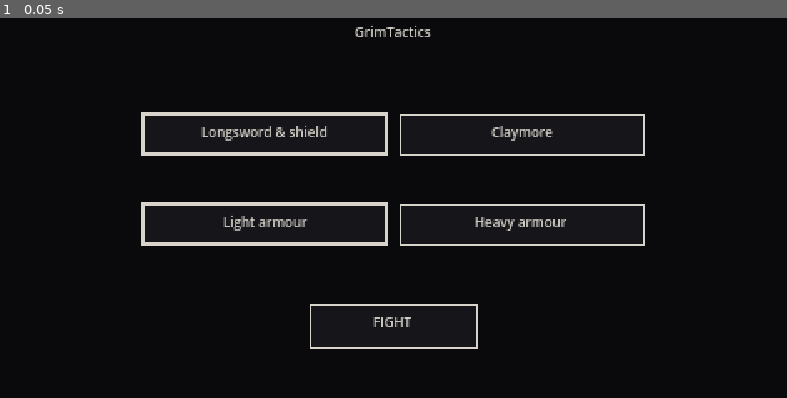
Above: before the commit, frame 1.
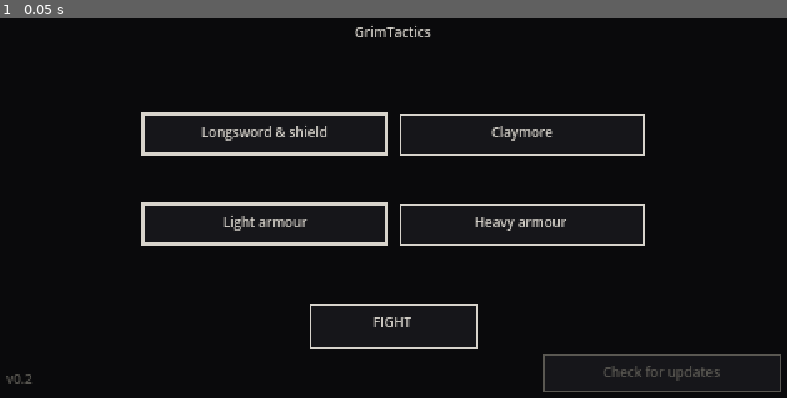
Above: after the commit, the same moment.

Repository: Martin-Hourigan/GrimTactics
Game: Godot game, scene res://scenes/main.tscn
Same seed, same stepped clock (60 frames per second), same inputs: the game is played once before the commit and once after it.
Inputs:
- Up to frame 1 (0.05 s): no input

The runs differ from the first frame. In frame 1, 0.5% of the frame differs, in the area x 0-100%, y 88-99%.

Commit message:
Release v0.2
In-game update button on the menu: checks GitHub for a newer release and downloads it. Boss cards aim before attacking.

Co-Authored-By: Claude Opus 5.5 <noreply@anthropic.com>
Claude-Session: https://claude.ai/code/session_01GroQXsVUX91wQycL9eGbjC

Diff:
--- a/project.godot
+++ b/project.godot
@@ -6,6 +6,7 @@
 
 config/name="GrimTactics"
 config/description="One hero against a boss on hex tiles, turn based."
+config/version="0.2"
 run/main_scene="res://scenes/main.tscn"
 config/features=PackedStringArray("4.5", "GL Compatibility")
 
--- a/scripts/main.gd
+++ b/scripts/main.gd
@@ -34,6 +34,10 @@
 var shot_at := 60
 var frames := 0
 var auto := 0  ## --auto N: a bot plays N hero turns (for screenshots)
+var update_state := "idle"  ## idle, checking, latest, new, failed
+var update_url := ""
+var update_tag := ""
+var http: HTTPRequest
 var shot_dodge := false  ## --dodge: the bot opens the dodge check instead (for screenshots)
 
 
@@ -57,6 +61,7 @@
 	if "--fight" in args or auto > 0:
 		start()
 	font = ThemeDB.fallback_font
+	_check_update()
 
 
 func start() -> void:
@@ -174,7 +179,39 @@
 		_hero_tap(p)
 
 
+func _check_update() -> void:
+	if http == null:
+		http = HTTPRequest.new()
+		add_child(http)
+		http.request_completed.connect(_on_release)
+	update_state = "checking"
+	if http.request(Update.API, ["User-Agent: GrimTactics", "Accept: application/vnd.github+json"]) != OK:
+		update_state = "failed"
+
+
+func _on_release(result: int, code: int, _headers: PackedStringArray, body: PackedByteArray) -> void:
+	var rel := {}
+	if result == HTTPRequest.RESULT_SUCCESS and code == 200:
+		rel = Update.read_release(body.get_string_from_utf8())
+	if rel.is_empty():
+		update_state = "failed"
+		return
+	update_tag = rel.tag
+	update_url = rel.url
+	update_state = "new" if Update.newer(update_tag, Update.current()) else "latest"
+
+
+func _update_button() -> Rect2:
+	return Rect2(330, 240, 142, 22)
+
+
 func _menu_tap(p: Vector2) -> void:
+	if _update_button().has_point(p):
+		if update_state == "new":
+			OS.shell_open(update_url)
+		elif update_state != "checking":
+			_check_update()
+		return
 	var keys := Fight.WEAPONS.keys()
 	for i in keys.size():
 		if _menu_button(0, i).has_point(p):
@@ -280,6 +317,10 @@
 	for i in keys.size():
 		_box(_menu_button(1, i), Fight.ARMOURS[keys[i]].label, true, keys[i] == armour)
 	_box(_fight_button(), "FIGHT", true)
+	_text("v" + Update.current(), Vector2(8, 258), DIM)
+	var label: String = {"idle": "Check for updates", "checking": "Checking...", "latest": "Up to date",
+		"new": "Update to " + update_tag, "failed": "Check for updates"}[update_state]
+	_box(_update_button(), label, update_state == "new", update_state == "new")
 
 
 func _hex_poly(c: Vector2, r: float) -> PackedVector2Array:
--- a/scripts/tests.gd
+++ b/scripts/tests.gd
@@ -232,6 +232,14 @@
 	check(Art.hero_image(0, "longsword").get_width() == 2 * Art.HR and Art.hero_image(1, "claymore").get_width() == 2 * Art.HR, "hero drawn with each weapon")
 	check(Art.hero_image(0, "longsword").get_data() != Art.hero_image(0, "claymore").get_data(), "the two weapons look different")
 
+	print("updates")
+	check(Update.newer("v0.3", "0.2") and not Update.newer("v0.2", "0.2") and not Update.newer("v0.1", "0.2"), "compares versions")
+	check(Update.newer("v0.10", "0.9") and Update.newer("v1.0", "0.9.9"), "numbers, not letters")
+	var rel := Update.read_release('{"tag_name": "v0.3", "html_url": "page", "assets": [{"name": "GrimTactics.apk", "browser_download_url": "apk"}]}')
+	check(rel.tag == "v0.3" and rel.url == "apk", "reads the APK link from a release")
+	check(Update.read_release("not json").is_empty(), "ignores a bad reply")
+	check(Update.current() != "0.0", "this build has a version")
+
 	print("PASS" if fails == 0 else "%d FAILED" % fails)
 	return fails
 
--- /dev/null
+++ b/scripts/update.gd
@@ -0,0 +1,35 @@
+class_name Update
+## Checking GitHub for a newer release of the game.
+
+const API := "https://api.github.com/repos/Martin-Hourigan/GrimTactics/releases/latest"
+
+
+## This build's version, e.g. "0.2" (from the project settings).
+static func current() -> String:
+	return str(ProjectSettings.get_setting("application/config/version", "0.0"))
+
+
+## Whether release tag a (e.g. "v0.3") is newer than version b (e.g. "0.2").
+static func newer(a: String, b: String) -> bool:
+	var x := a.trim_prefix("v").split(".")
+	var y := b.trim_prefix("v").split(".")
+	for i in maxi(x.size(), y.size()):
+		var p := int(x[i]) if i < x.size() else 0
+		var q := int(y[i]) if i < y.size() else 0
+		if p != q:
+			return p > q
+	return false
+
+
+## From the GitHub latest-release reply: {tag, url}, the url being the APK if
+## there is one, otherwise the release page. Empty if the reply isn't usable.
+static func read_release(body: String) -> Dictionary:
+	var d: Variant = JSON.parse_string(body)
+	if typeof(d) != TYPE_DICTIONARY or not d.has("tag_name"):
+		return {}
+	var url: String = d.get("html_url", "")
+	for a in d.get("assets", []):
+		if str(a.get("name", "")).ends_with(".apk"):
+			url = a.browser_download_url
+			break
+	return {"tag": d.tag_name, "url": url}
Not shown, changed: export_presets.cfg
